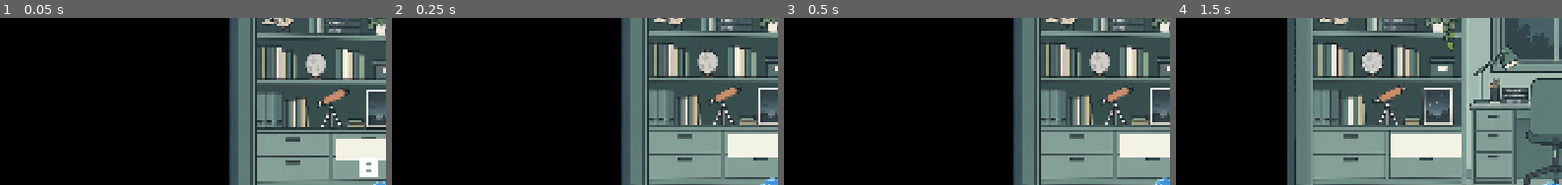
Above: before the commit, frames 1-4 (left to right).
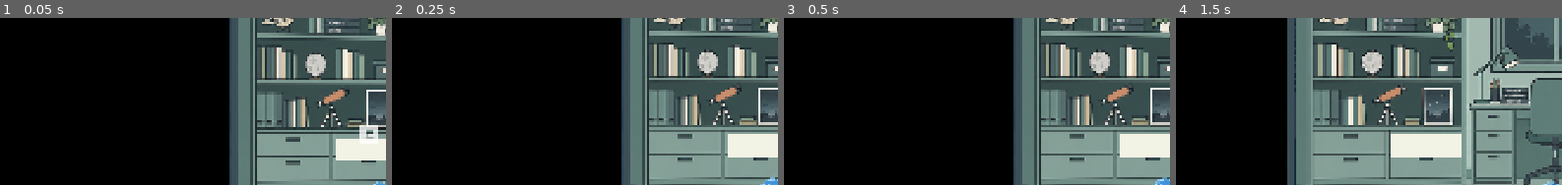
Above: after the commit, the same moments.

Repository: genshi-kotoba/Spine
Game: Godot game, scene res://scenes/c3_level.tscn
Two runs of this game, one before a commit and one after it. Both use one fixed random seed, a clock stepped at 60 frames per second and the inputs below.
Inputs (mouse positions are % of the whole screen's width and height, from its top left):
- Up to frame 1 (0.05 s): no input
- Up to frame 2 (0.25 s): no input
- Up to frame 3 (0.5 s): no input
- Up to frame 4 (1.5 s): tap Enter at 0.5 s; move the mouse to (71, 45) at 0.52 s; hold D (move_right) 0.53-1.28 s; hold E (interact) 0.53-1.28 s; click (71, 45) at 0.67 s; move the mouse to (29, 55) at 1.27 s; hold A (move_left) from 1.28 s (still down); tap Space (breathe) at 1.35 s
The pictures show only the part of the screen within x 2-52%, y 36-86%; the shares and areas given below are measured in that part.

The runs differ from the first frame. In frame 1, 0.9% of the frame differs, in the area x 93-98%, y 64-96%; in frame 2, nothing differs; in frame 3, nothing differs; in frame 4, nothing differs.

Commit message:
fix: unify item interaction anchors

Diff:
--- a/Spine/scripts/c3/flow/C3Flow.gd
+++ b/Spine/scripts/c3/flow/C3Flow.gd
@@ -966,7 +966,12 @@
 	for it in items:
 		if it is Area2D:
 			var area := it as Area2D
-			if area.has_method("touched") and area.get_overlapping_bodies().has(_player):
+			var in_range := false
+			if area.has_method("is_player_in_interaction_range"):
+				in_range = bool(area.call("is_player_in_interaction_range", _player))
+			else:
+				in_range = area.get_overlapping_bodies().has(_player)
+			if area.has_method("touched") and in_range:
 				area.touched()
 
 
--- a/Spine/scripts/components/InteractHint.gd
+++ b/Spine/scripts/components/InteractHint.gd
@@ -21,6 +21,7 @@
 
 ## 父 Area2D（作为交互范围检测的 item / InteractableObject）。
 var _owner_area: Area2D = null
+var _player: Node2D = null
 
 @onready var _visual: Node2D = $Visual
 
@@ -37,6 +38,20 @@
 		_owner_area.body_exited.connect(_on_body_exited)
 
 
+func _process(_delta: float) -> void:
+	# Item ranges can be moved in the editor independently of the Area2D root. Poll the
+	# same shared range API used by E/highlight so the hint cannot drift or lag behind
+	# physics body_entered/body_exited delivery after a teleport.
+	if _owner_area == null or not _owner_area.has_method("is_player_in_interaction_range"):
+		return
+	if _player == null or not is_instance_valid(_player):
+		_player = _resolve_player()
+	var in_range := _player != null and bool(_owner_area.call("is_player_in_interaction_range", _player))
+	var should_show := in_range
+	if should_show != _visible_target:
+		_apply_visibility(should_show)
+
+
 func _apply_visual_setup() -> void:
 	if _visual == null:
 		return
@@ -48,7 +63,39 @@
 			sprite.visible = true
 		else:
 			sprite.visible = false
-		_visual.position = head_offset
+		_visual.position = _interaction_anchor_offset() + head_offset
+
+
+func _interaction_anchor_offset() -> Vector2:
+	if _owner_area == null:
+		return Vector2.ZERO
+	var shape_node := _owner_area.get_node_or_null("CollisionShape2D") as CollisionShape2D
+	if shape_node == null:
+		return Vector2.ZERO
+	return _owner_area.to_local(shape_node.global_position)
+
+
+func _resolve_player() -> Node2D:
+	var grouped := get_tree().get_first_node_in_group("player") as Node2D
+	if grouped != null:
+		return grouped
+	var scene := get_tree().current_scene
+	if scene != null:
+		var direct := scene.get_node_or_null("Player") as Node2D
+		if direct != null:
+			return direct
+		return _scan_for_player(scene)
+	return null
+
+
+func _scan_for_player(node: Node) -> Node2D:
+	if node is Player:
+		return node as Node2D
+	for child in node.get_children():
+		var found := _scan_for_player(child)
+		if found != null:
+			return found
+	return null
 
 
 func _on_body_entered(body: Node2D) -> void:
@@ -80,6 +127,9 @@
 
 
 func _apply_visibility(v: bool) -> void:
+	if _visible_target == v and visible == v:
+		return
+	_visible_target = v
 	if _tween != null:
 		_tween.kill()
 		_tween = null
--- a/Spine/scripts/components/ItemMarker.gd
+++ b/Spine/scripts/components/ItemMarker.gd
@@ -191,7 +191,7 @@
 		return true
 	var item_room: String = room_id
 	if item_room == "":
-		item_room = _room_table.get_room_of(_item.global_position.x)
+		item_room = _room_table.get_room_of(_get_interaction_anchor_global().x)
 	var player_room: String = _room_table.get_room_of(player.global_position.x)
 	return item_room != "" and item_room == player_room
 
@@ -200,17 +200,25 @@
 func _is_in_interaction_range() -> bool:
 	if _player == null or not is_instance_valid(_player) or _item == null:
 		return false
-	# Item and Player use rectangle collision shapes. Comparing their bounds keeps the
-	# visual state responsive after a scripted teleport while matching body overlap.
+	if _item.has_method("is_player_in_interaction_range"):
+		return bool(_item.call("is_player_in_interaction_range", _player))
+	# Legacy hosts without Item's shared API still use the collision anchor when present.
 	var item_size := _get_item_size()
 	var player_half_size := _get_player_half_size()
 	if item_size.x > 0.0 and item_size.y > 0.0:
 		var item_half_size := item_size * 0.5
-		var delta := (_player.global_position - _item.global_position).abs()
+		var delta := (_player.global_position - _get_interaction_anchor_global()).abs()
 		return delta.x <= item_half_size.x + player_half_size.x and delta.y <= item_half_size.y + player_half_size.y
 	if _item is Area2D:
 		return (_item as Area2D).get_overlapping_bodies().has(_player)
 	return _item.global_position.distance_to(_player.global_position) <= interaction_distance
+
+
+func _get_interaction_anchor_global() -> Vector2:
+	if _item == null:
+		return Vector2.ZERO
+	var shape_node := _item.get_node_or_null("CollisionShape2D") as CollisionShape2D
+	return shape_node.global_position if shape_node != null else _item.global_position
 
 
 func _get_player_half_size() -> Vector2:
--- a/Spine/scripts/objects/item.gd
+++ b/Spine/scripts/objects/item.gd
@@ -150,6 +150,33 @@
 	return _interaction_enabled and gate_ok
 
 
+## 统一的玩家范围判定。
+##
+## Item 的根节点通常只是场景锚点；白模编辑时 CollisionShape2D 会被单独移动到
+## 实际可交互位置。因此所有交互消费者都必须使用碰撞形状的 global_position，不能
+## 退回到 Item 根节点。矩形边界与 Godot Area2D/CharacterBody2D 的重叠语义一致，
+## 同时保留 Y 轴范围约束，避免玩家只在 X 方向接近时误触发。
+func is_player_in_interaction_range(player: Node2D) -> bool:
+	if player == null or not is_instance_valid(player):
+		return false
+	if not _interaction_enabled or (gate_flag != "" and not GameState.get_process_flag(gate_flag)):
+		return false
+	if _collision_shape == null or _collision_shape.disabled:
+		return false
+	if _collision_shape.shape is RectangleShape2D:
+		var item_shape := _collision_shape.shape as RectangleShape2D
+		var item_half := item_shape.size * _collision_shape.global_scale.abs() * 0.5
+		var player_shape := player.get_node_or_null("CollisionShape2D") as CollisionShape2D
+		var player_half := Vector2.ZERO
+		if player_shape != null and not player_shape.disabled and player_shape.shape is RectangleShape2D:
+			player_half = (player_shape.shape as RectangleShape2D).size * player_shape.global_scale.abs() * 0.5
+		var delta := (player.global_position - _collision_shape.global_position).abs()
+		return delta.x <= item_half.x + player_half.x and delta.y <= item_half.y + player_half.y
+	if self is Area2D:
+		return (self as Area2D).get_overlapping_bodies().has(player)
+	return global_position.distance_to(player.global_position) <= 180.0
+
+
 ## 外部门控：流程可调用。enabled=false 时 touched() 不触发（优先于 gate_flag）。
 func set_interaction_enabled(enabled: bool) -> void:
 	_interaction_enabled = enabled
